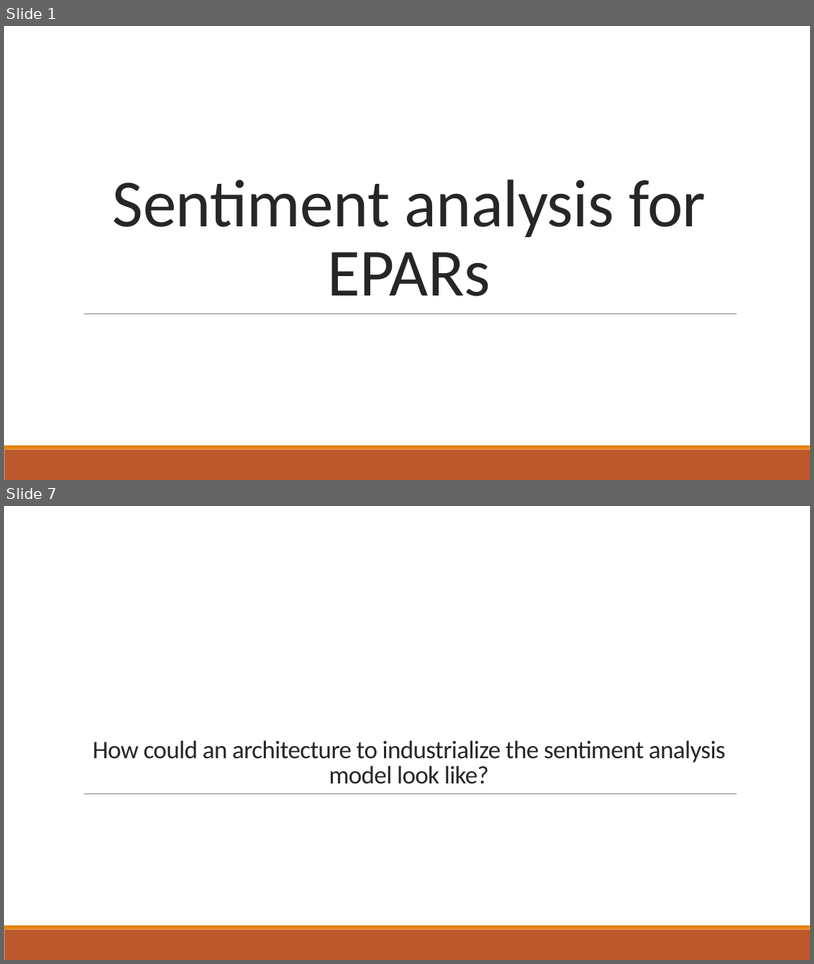
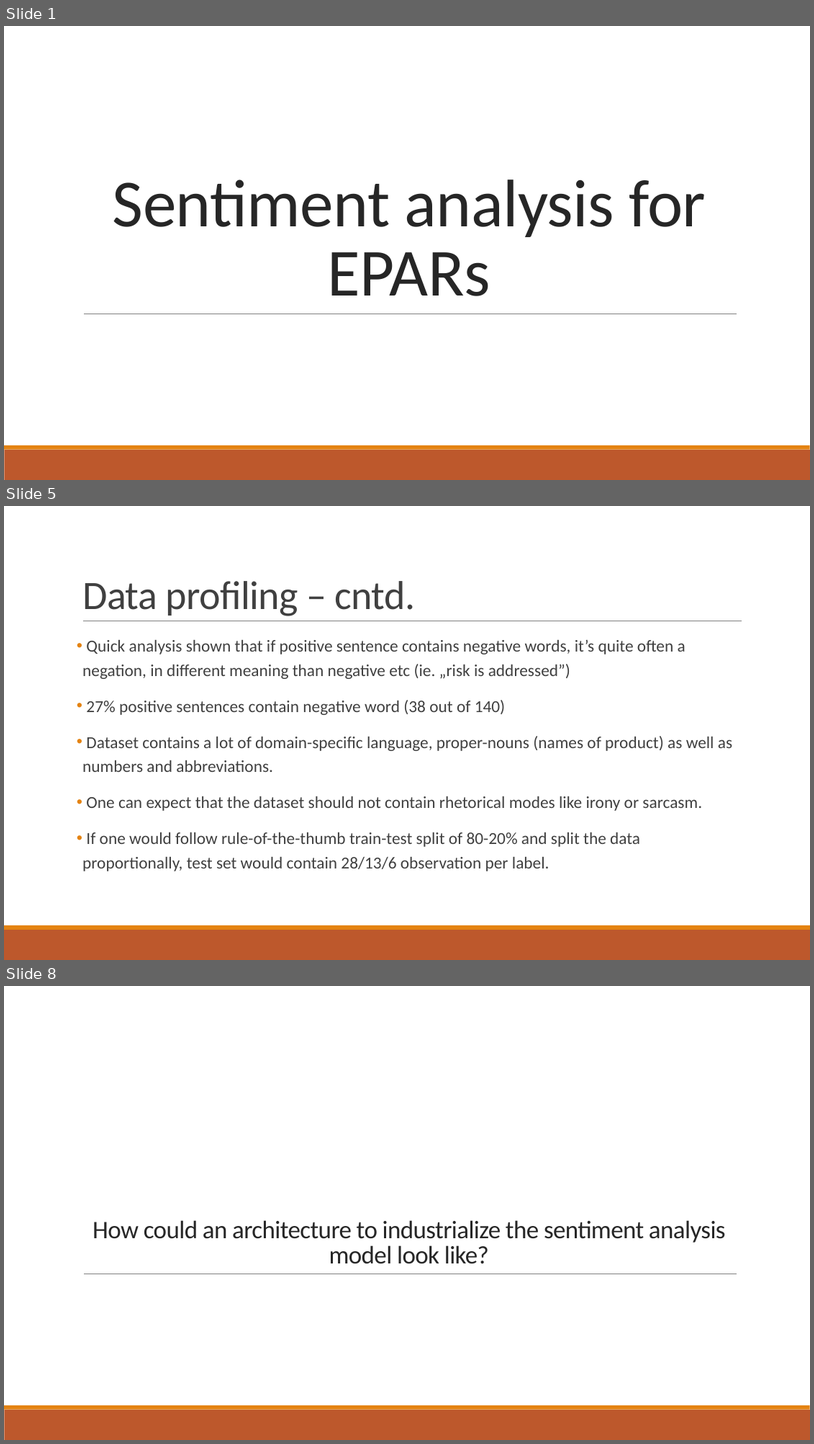
Before and after one commit to nlp-task-kp/sentiment_analysis, a slide deck: presentation/Sentiment analysis for EPARs.pptx. Shown one above the other, each under a label of ours: slides 1 and 7 before the commit, slides 1, 5 and 8 after it; the slides between them are not shown. The pictures are 814x964 and 814x1444 pixels, drawn with LibreOffice and Linux fonts; fonts in the diff are those of the drawing. Boxes give left, top, right and bottom in pixels: in the first picture for what was removed or moved away, otherwise in the second. Text is boxed around its words. In the diff, an @@ line names an element or a change of style, - is before the commit and + after.

```diff
--- a/presentation/Sentiment analysis for EPARs.pptx
+++ b/presentation/Sentiment analysis for EPARs.pptx
@@ slide 5 added at <box>4,506,810,960</box>, background #FFFFFF; not listed: 2 template elements that a slide beside it also shows @@
@@ title added at <box>82,581,416,616</box>, 48 pt, text #404040 @@
+Data profiling – cntd.
@@ line added from (83, 621) to (743, 621), #808080 0.5 pt @@
@@ text added at <box>82,640,733,871</box>, 20 pt, text #404040 @@
+• Quick analysis shown that if positive sentence contains negative words, it’s quite often a negation, in different meaning than negative etc (ie. „risk is addressed”)
+• 27% positive sentences contain negative word (38 out of 140)
+• Dataset contains a lot of domain-specific language, proper-nouns (names of product) as well as numbers and abbreviations.
+• One can expect that the dataset should not contain rhetorical modes like irony or sarcasm.
+• If one would follow rule-of-the-thumb train-test split of 80-20% and split the data proportionally, test set would contain 28/13/6 observation per label.
@@ what was slide 7 is now slide 8 @@
```
Also in this commit, not shown: 12 slides changed, 3 other slides added, 2 slides removed.
